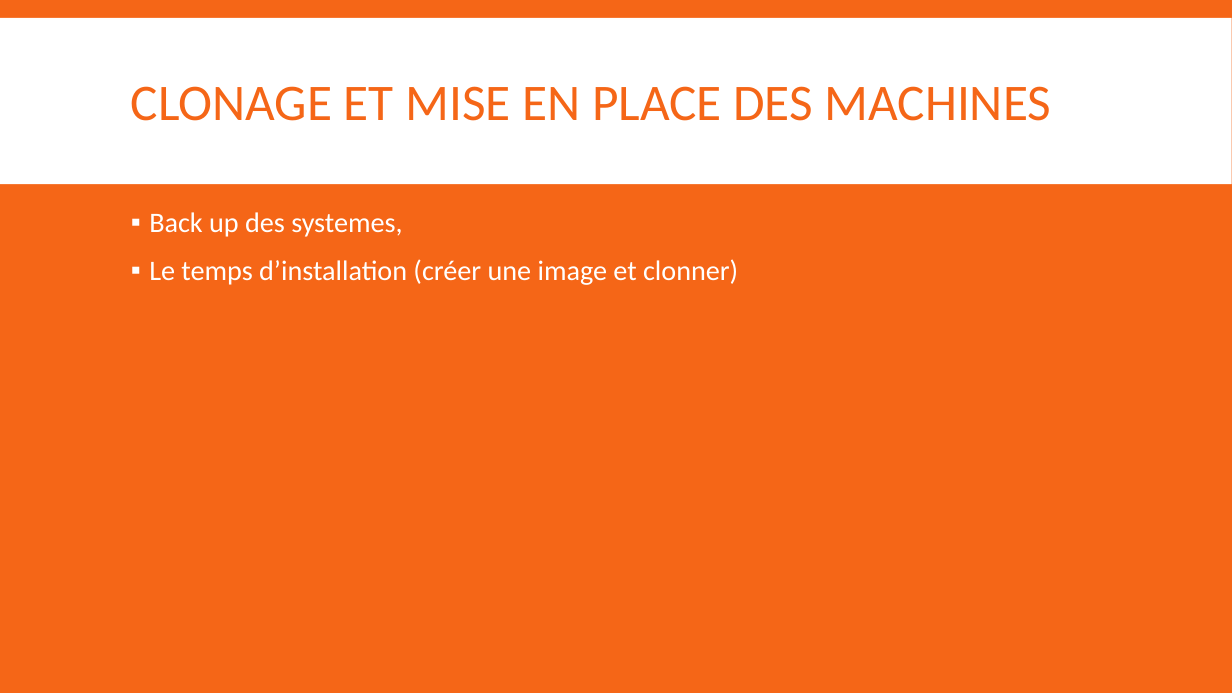
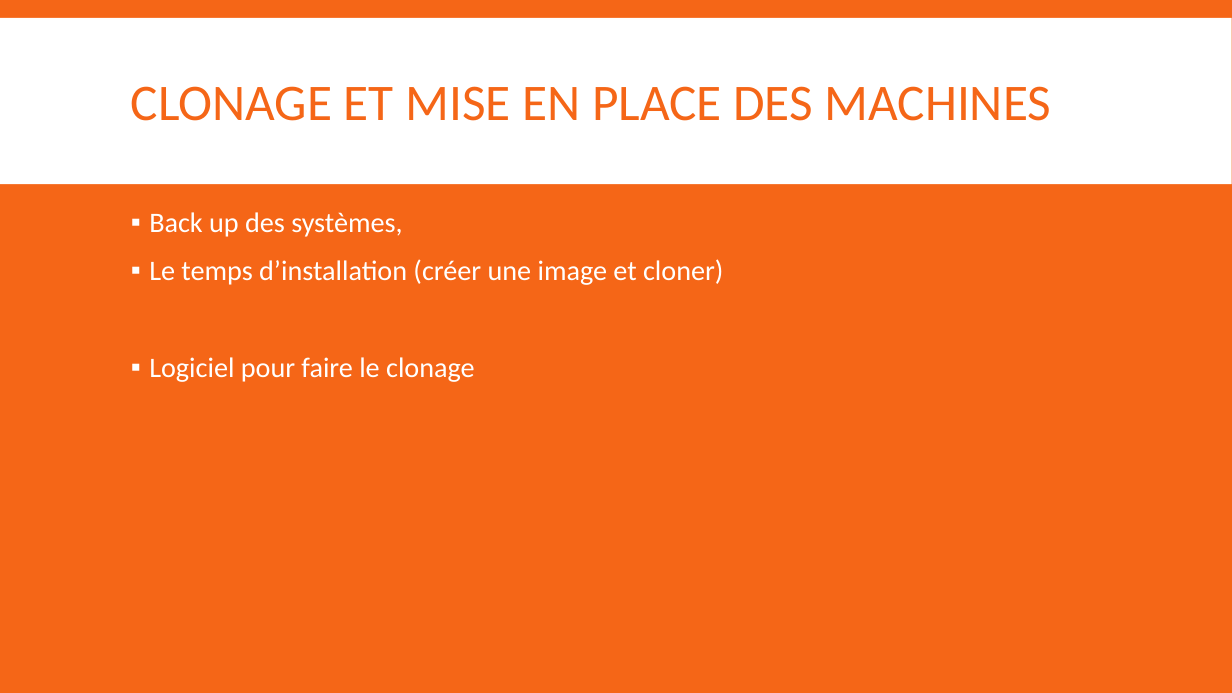
Before and after one commit to Efiria/Carnofluxe, a slide deck: slide 7 of Presentation.pptx (slide 6 before the commit). Drawn at 1232x693 pixels with LibreOffice and Linux fonts; fonts in the diff are those of the drawing. Boxes give left, top, right and bottom in pixels: in the first picture for what was removed or moved away, otherwise in the second. Text is boxed around its words. In the diff, an @@ line names an element or a change of style, - is before the commit and + after.

```diff
--- a/Presentation.pptx
+++ b/Presentation.pptx
@@ text at <box>149,212,723,382</box>: text changed @@
-▪ Back up des systemes,
-▪ Le temps d’installation (créer une image et clonner)
+▪ Back up des systèmes,
+▪ Le temps d’installation (créer une image et cloner)
+▪ Logiciel pour faire le clonage
```
Also in this commit, not shown: 2 other slides changed, 2 slides added, 1 slide removed.
